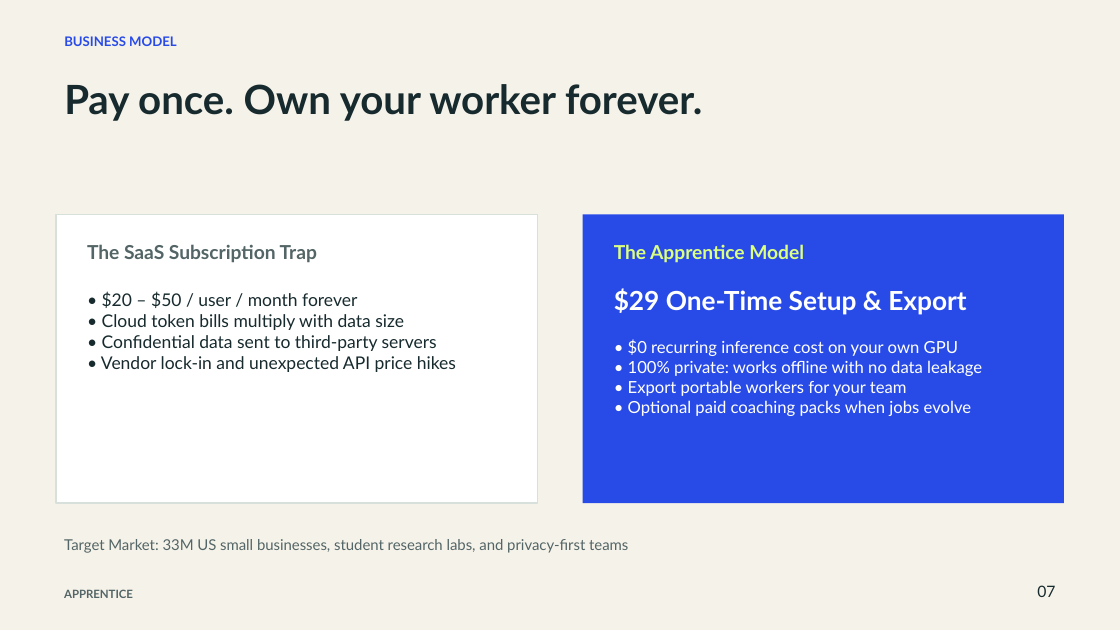
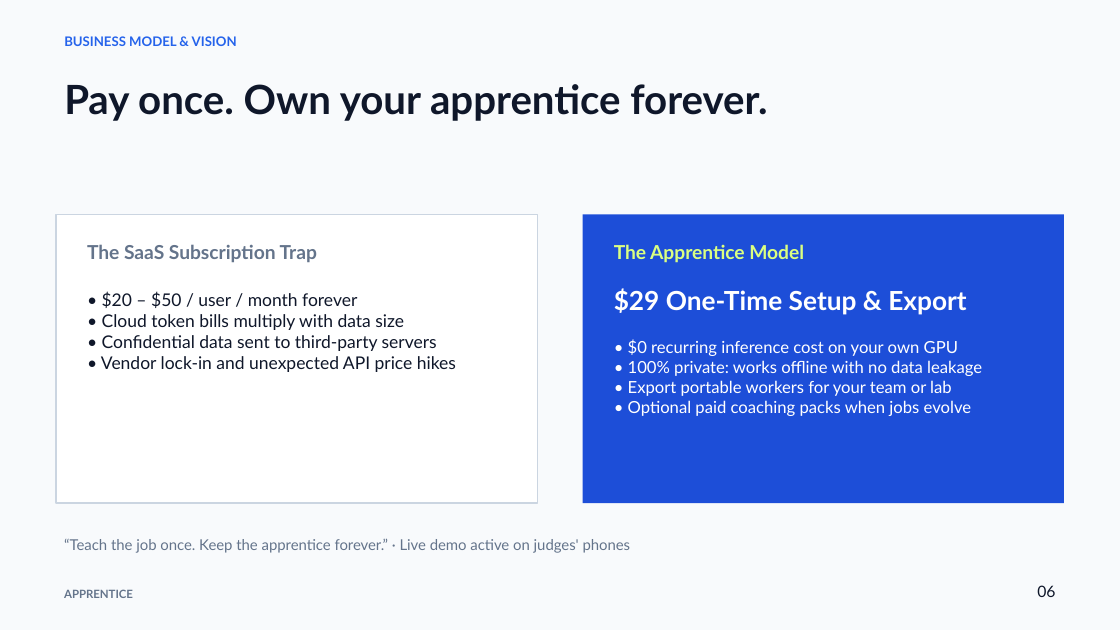
Before and after one commit to zedk1929/local-ai-job-trainer, a slide deck: slide 6 of pitch-deliverables/output/Apprentice_Draft_2.pptx (slide 7 before the commit). Drawn at 1120x630 pixels with LibreOffice and Linux fonts; fonts in the diff are those of the drawing. Boxes give left, top, right and bottom in pixels: in the first picture for what was removed or moved away, otherwise in the second. Text is boxed around its words. In the diff, an @@ line names an element or a change of style, - is before the commit and + after.

Commit message:
feat(pitch): streamline presentation to 6 high-impact slides with OpenAI-style typography and presenter cue bullet points

```diff
--- a/pitch-deliverables/output/Apprentice_Draft_2.pptx
+++ b/pitch-deliverables/output/Apprentice_Draft_2.pptx
@@ background #F5F2E9 to #F8FAFC @@
@@ text at box(64, 36, 237, 46): text changed; text colour #284BE8 to #2563EB @@
-BUSINESS MODEL
+BUSINESS MODEL & VISION
@@ text at box(64, 84, 767, 121): text changed; text colour #172A2E to #0F172A @@
-Pay once. Own your worker forever.
+Pay once. Own your apprentice forever.
@@ rectangle at box(56, 214, 538, 503): outline #D8E0DC 1.13 pt to #CBD5E1 1.13 pt @@
@@ text "The SaaS Subscription Trap" at box(87, 244, 317, 262): text colour #536566 to #64748B @@
@@ rectangle at box(583, 214, 1065, 503): fill #284BE8 to #1D4ED8 @@
@@ text "• $20 – $50 / ..." at box(101, 291, 456, 372): text colour #172A2E to #0F172A @@
@@ text at box(628, 380, 952, 396): text changed @@
-• Export portable workers for your team
+• Export portable workers for your team or lab
@@ text at box(64, 539, 631, 553): text changed; text colour #536566 to #64748B @@
-Target Market: 33M US small businesses, student research labs, and privacy-first teams
+“Teach the job once. Keep the apprentice forever.” · Live demo active on judges' phones
@@ text "APPRENTICE" at box(64, 589, 133, 598): text colour #536566 to #64748B @@
@@ text at box(1037, 585, 1055, 597): text changed; text colour #172A2E to #0F172A @@
-07
+06
```
Also in this commit, not shown: 5 other slides changed, 4 slides removed, 12 other files.
